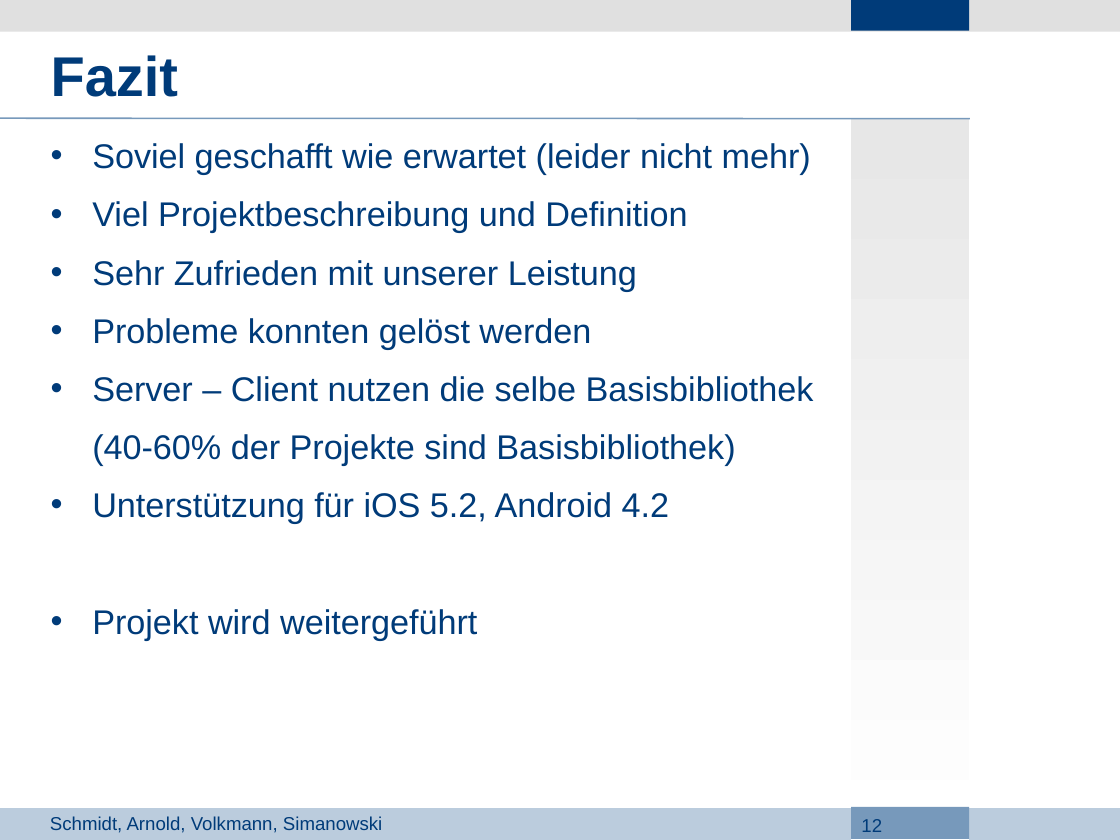
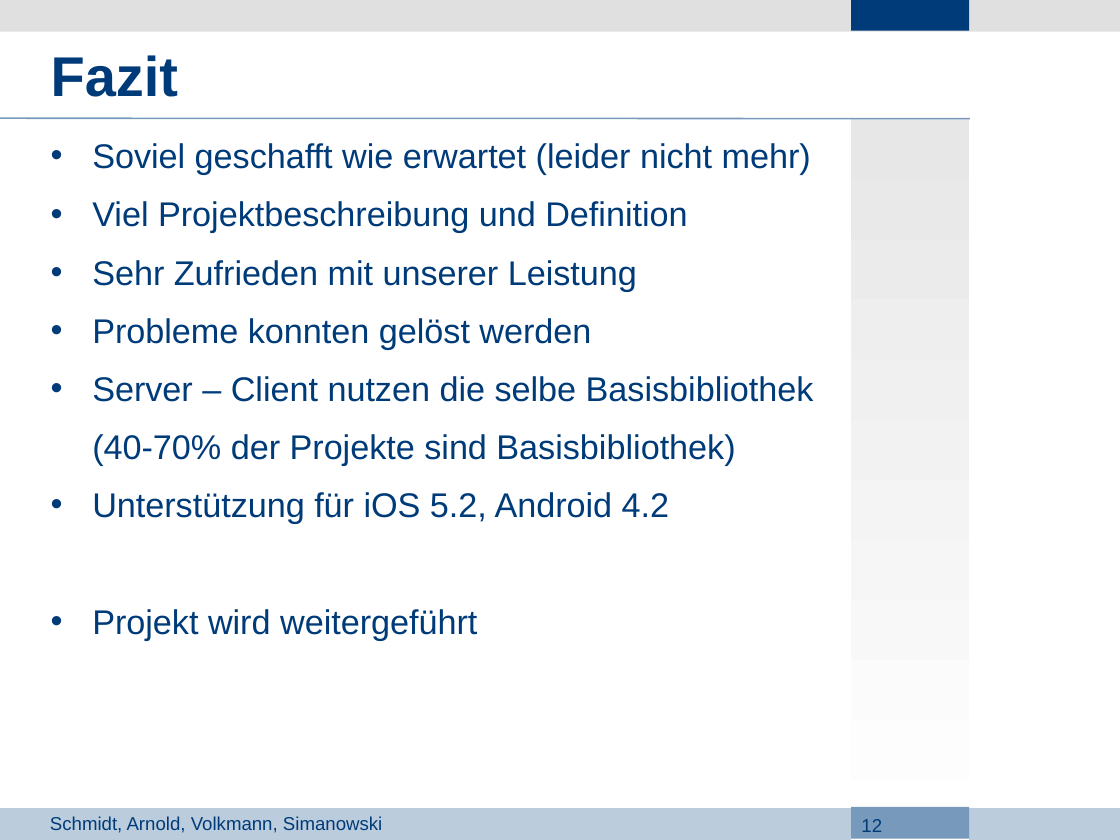
Before and after one commit to Lopt/ascendancy, a slide deck: slide 12 of docs/Projektdefinition/3_Presentation.odp. Drawn at 1120x840 pixels with LibreOffice and Linux fonts; fonts in the diff are those of the drawing; background and template pictures are left out. Boxes give left, top, right and bottom in pixels: in the first picture for what was removed or moved away, otherwise in the second. Text is boxed around its words. In the diff, an @@ line names an element or a change of style, - is before the commit and + after.

```diff
--- a/docs/Projektdefinition/3_Presentation.odp
+++ b/docs/Projektdefinition/3_Presentation.odp
@@ text at bbox=[92, 434, 735, 466]: text changed @@
-(40-60% der Projekte sind Basisbibliothek)
+(40-70% der Projekte sind Basisbibliothek)
```
Also in this commit, not shown: 1 other slide changed.
